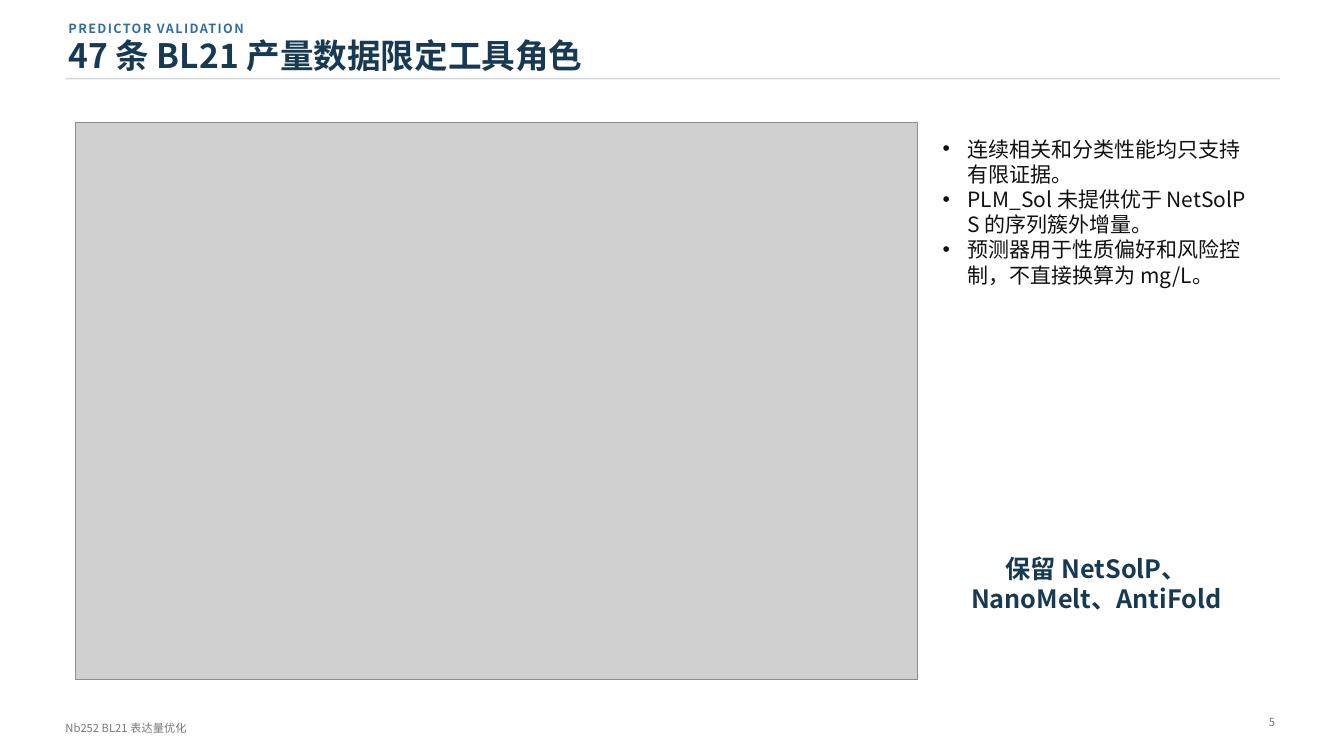
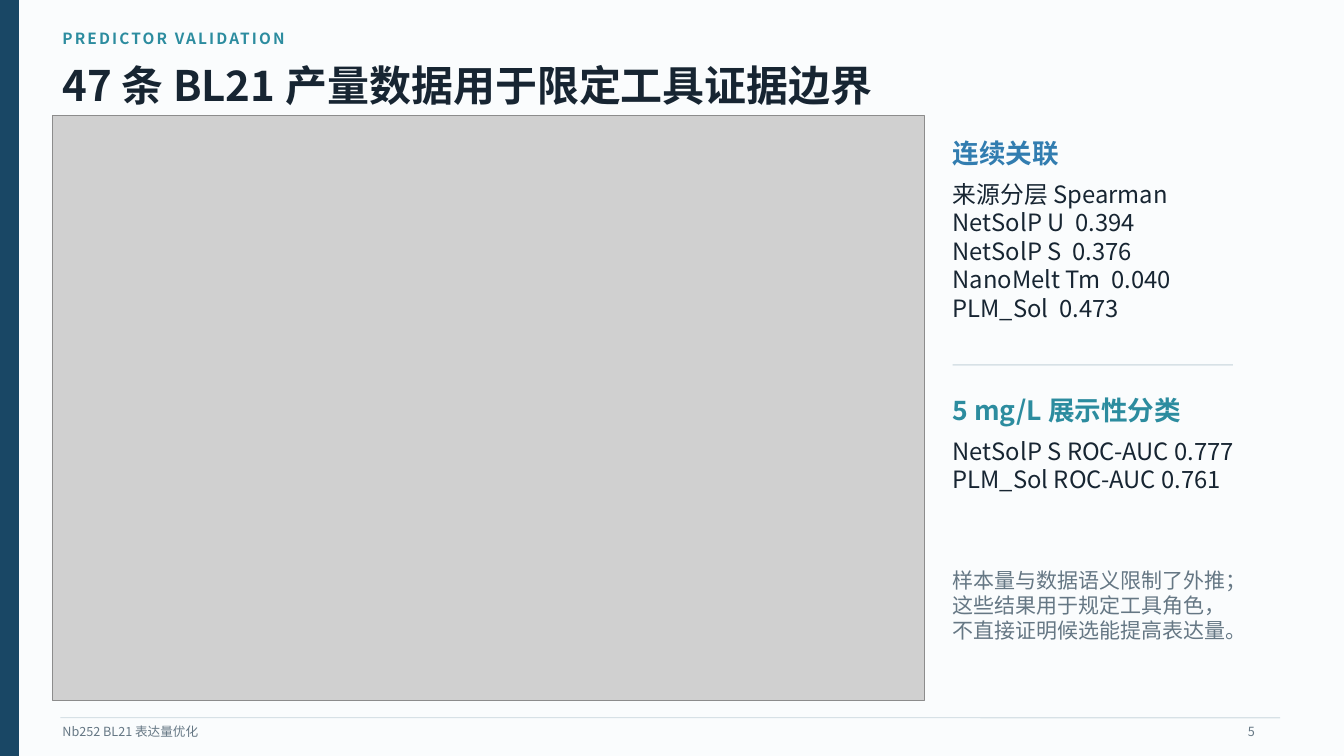
Before and after one commit to name-lulangya/Antibody_optimization, a slide deck: slide 5 of docs/result_artifacts/weekly_report_result/report_2026_W34_nb252_expression_route/Nb252_BL21_expression_optimization_presentation.pptx. Drawn at 1344x756 pixels with LibreOffice and Linux fonts; fonts in the diff are those of the drawing; grey boxes stand for pictures. Boxes give left, top, right and bottom in pixels: in the first picture for what was removed or moved away, otherwise in the second. Text is boxed around its words. In the diff, an @@ line names an element or a change of style, - is before the commit and + after.

```diff
--- a/docs/result_artifacts/weekly_report_result/report_2026_W34_nb252_expression_route/Nb252_BL21_expression_optimization_presentation.pptx
+++ b/docs/result_artifacts/weekly_report_result/report_2026_W34_nb252_expression_route/Nb252_BL21_expression_optimization_presentation.pptx
@@ background #FFFFFF to #FAFCFD @@
@@ rectangle added at (0, 0, 18, 756), fill #194765, outline #194765 1 pt @@
@@ text "PREDICTOR VALIDATION": place and size @@
-text "PREDICTOR VALIDATION" at (69, 18, 371, 38)
+text "PREDICTOR VALIDATION" at (63, 27, 516, 49)
@@ text "PREDICTOR VALIDATION" at (63, 27, 516, 49): size 9 to 11 pt, text colour #2F6F9F to #2C8C9F, letter spacing 1 to 1.5 pt @@
@@ text at (62, 65, 873, 105): text changed; size 24 to 30 pt; text colour #173A52 to #172532 @@
-47 条 BL21 产量数据限定工具角色
+47 条 BL21 产量数据用于限定工具证据边界
@@ line removed from (66, 79) to (1280, 79) @@
@@ picture: place and size @@
-picture at (76, 122, 918, 680)
+picture at (52, 116, 925, 701)
@@ text added at (953, 140, 1059, 166), 19 pt, text #327DB0, bold @@
+连续关联
@@ text removed at (968, 139, 1246, 288) @@
-• 连续相关和分类性能均只支持有限证据。
-• PLM_Sol 未提供优于 NetSolP S 的序列簇外增量。
-• 预测器用于性质偏好和风险控制，不直接换算为 mg/L。
@@ text added at (953, 183, 1172, 321), 17 pt, text #172532 @@
+来源分层 Spearman
+NetSolP U 0.394
+NetSolP S 0.376
+NanoMelt Tm 0.040
+PLM_Sol 0.473
@@ line added from (953, 365) to (1233, 365), #D7E1E6 1 pt @@
@@ text added at (953, 397, 1181, 427), 19 pt, text #2C8C9F, bold @@
+5 mg/L 展示性分类
@@ text added at (953, 441, 1234, 492), 17 pt, text #172532 @@
+NetSolP S ROC-AUC 0.777
+PLM_Sol ROC-AUC 0.761
@@ text removed at (971, 556, 1221, 610) @@
-保留 NetSolP、NanoMelt、AntiFold
@@ text added at (953, 570, 1247, 640), 15 pt, text #657784 @@
+样本量与数据语义限制了外推；这些结果用于规定工具角色，不直接证明候选能提高表达量。
@@ line added from (60, 718) to (1280, 718), #D7E1E6 0.8 pt @@
@@ text added at (62, 725, 198, 737), 9 pt, text #657784 @@
+Nb252 BL21 表达量优化
@@ text removed at (65, 722, 186, 733) @@
-Nb252 BL21 表达量优化
@@ text "5": place and size @@
-text "5" at (1269, 718, 1275, 726)
+text "5" at (1248, 727, 1255, 736)
@@ text "5" at (1248, 727, 1255, 736): size 8 to 9 pt, text colour #777777 to #657784; vertical alignment top to middle @@
```
Also in this commit, not shown: 7 other slides changed, 6 slides added, 4 slides removed, 15 other files.
